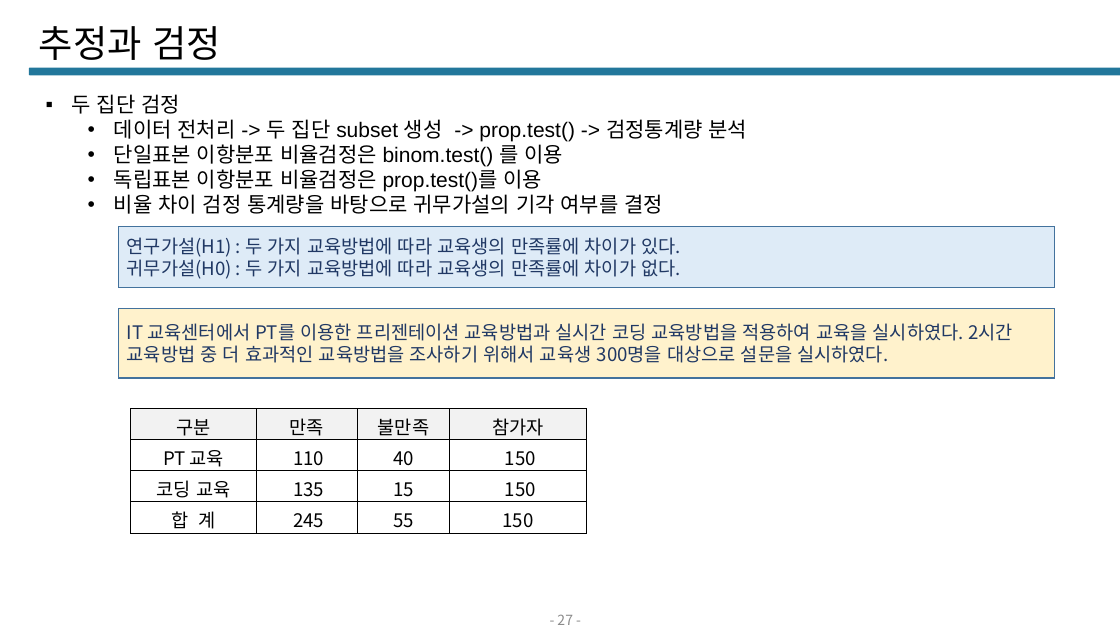
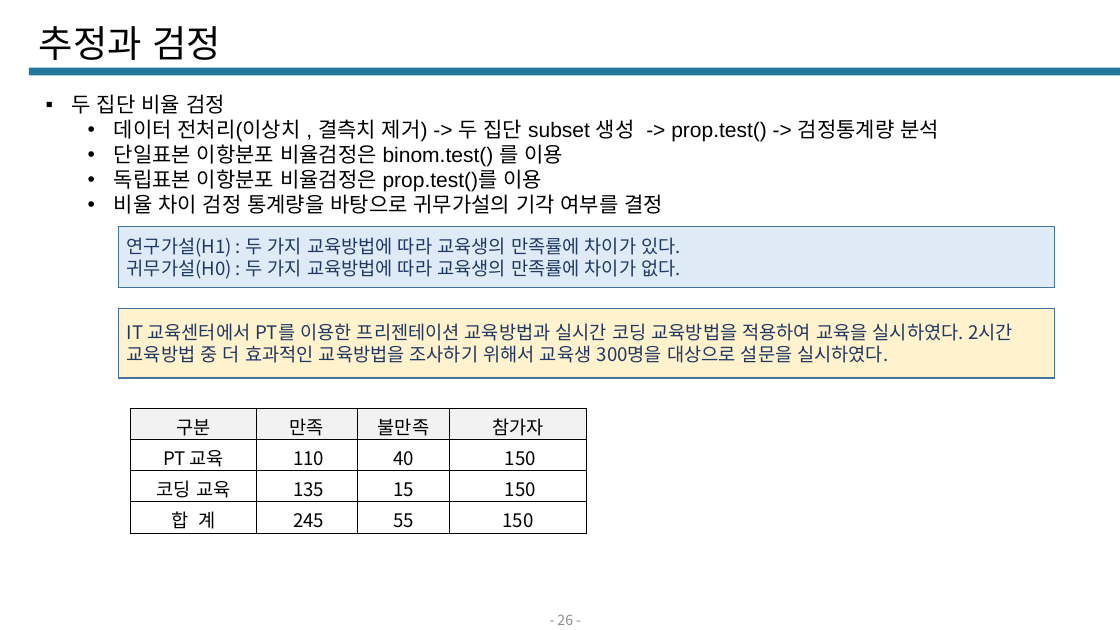
Before and after one commit to Q3333/TIL, a slide deck: slide 26 of BigData/통계/통계v3.pptx (slide 27 before the commit). Drawn at 1120x630 pixels with LibreOffice and Linux fonts; fonts in the diff are those of the drawing. Boxes give left, top, right and bottom in pixels: in the first picture for what was removed or moved away, otherwise in the second. Text is boxed around its words. In the diff, an @@ line names an element or a change of style, - is before the commit and + after.

```diff
--- a/BigData/통계/통계v3.pptx
+++ b/BigData/통계/통계v3.pptx
@@ text at (72, 94, 939, 142): text changed @@
-▪ 두 집단 검정
-  • 데이터 전처리 -> 두 집단 subset 생성 -> prop.test() -> 검정통계량 분석
+▪ 두 집단 비율 검정
+  • 데이터 전처리(이상치 , 결측치 제거) -> 두 집단 subset 생성 -> prop.test() -> 검정통계량 분석
@@ page number at (557, 614, 573, 625): text changed @@
-- 27 -
+- 26 -
```
Also in this commit, not shown: 12 other slides changed, 43 slides added, 1 slide removed, 55 other files.
